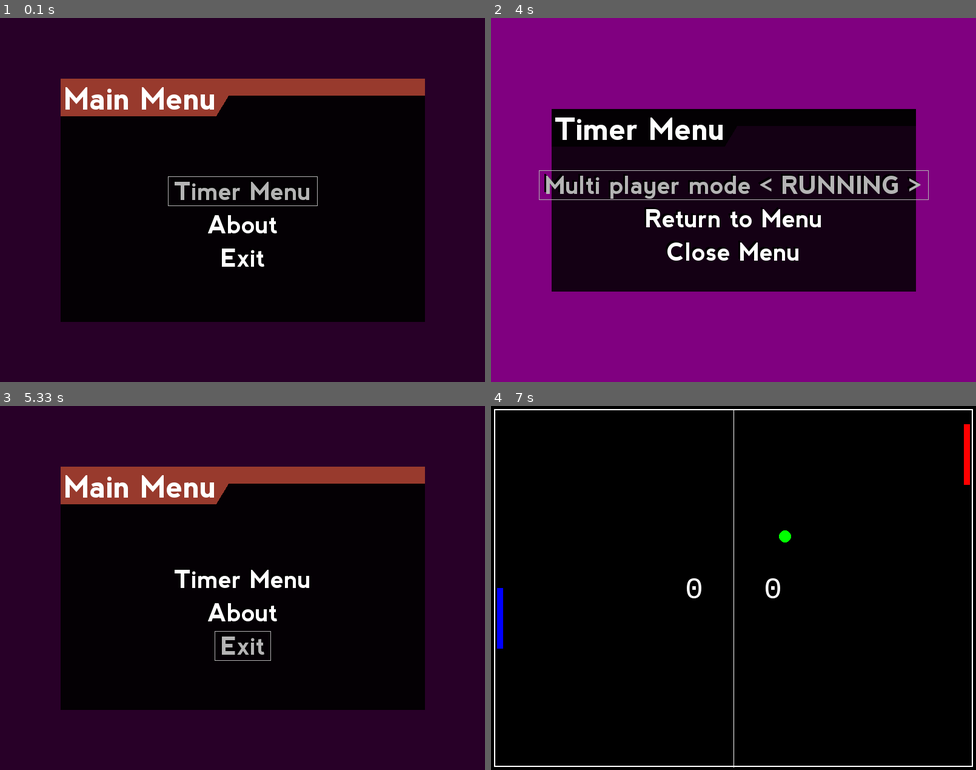
Above: before the commit, frames 1-4 (two rows, left to right).
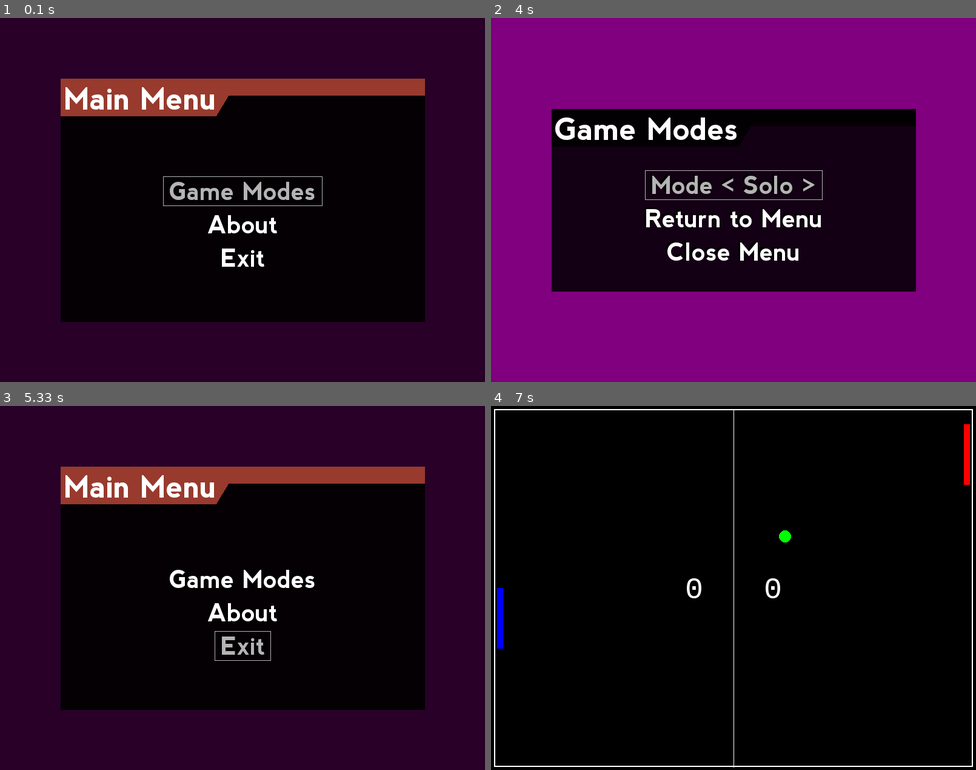
Above: after the commit, the same moments.

Repository: johnny12150/python-pong-game
Game: pygame game, started from PongProductionMenu.py
The game is run twice, just before and just after one commit, with the same random seed, the same clock (stepped at 60 frames per second) and the same inputs.
Inputs:
- Up to frame 1 (0.1 s): no input
- Up to frame 2 (4 s): hold Esc 0.33-0.8 s; hold Right 0.33-0.8 s; hold Right 0.83-1.3 s; hold Up 1.33-1.8 s; hold Left 2.33-2.87 s; hold Down 2.9-3.2 s; tap Enter at 3.67 s
- Up to frame 3 (5.33 s): hold Esc 4-4.37 s; hold Up 4-4.37 s; hold Up 4.4-4.77 s
- Up to frame 4 (7 s): hold Down 5.47-5.83 s; tap Enter at 6.37, 6.7 s

The runs differ from the first frame. In frame 1, 0.7% of the frame differs, in the area x 33-67%, y 43-52%; in frame 2, 2.7%, in the area x 9-91%, y 27-50%; in frame 3, 0.6%; in frame 4, nothing differs.

Commit message:
Update prod ver

Diff:
--- a/PongProductionMenu.py
+++ b/PongProductionMenu.py
@@ -5,159 +5,147 @@
 import os
 import PongProductionModes
 
-# 全域參數
-BLACK = (0, 0, 0)
-W = 600
-H = 600
+if __name__ == "__main__":
+    # 全域參數
+    BLACK = (0, 0, 0)
+    W = 600
+    H = 600
 
-# 建立pygame window
-screen = pygame.display.set_mode((W, H))
-pygame.display.set_caption('Snake ML v.1.0.0')
-screen.fill(BLACK)
-pygame.display.flip()
-# -----------------------------------------------------------------------------
-# Constants and global variables
-ABOUT = ['PygameMenu {0}'.format(pygameMenu.__version__),
-         'Author: {0}'.format(pygameMenu.__author__),
-         PYGAMEMENU_TEXT_NEWLINE,
-         'Email: {0}'.format(pygameMenu.__email__)]
-COLOR_BLUE = (12, 12, 200)
-COLOR_BACKGROUND = [128, 0, 128]
-COLOR_WHITE = (255, 255, 255)
-FPS = 60
-H_SIZE = 600  # Height of window size
-HELP = ['Press ESC to enable/disable Menu',
-        'Press ENTER to access a Sub-Menu or use an option',
-        'Press UP/DOWN to move through Menu',
-        'Press LEFT/RIGHT to move through Selectors']
-W_SIZE = 800  # Width of window size
+    # 建立pygame window
+    screen = pygame.display.set_mode((W, H))
+    pygame.display.set_caption('Snake ML v.1.0.0')
+    screen.fill(BLACK)
+    pygame.display.flip()
+    # -----------------------------------------------------------------------------
+    # Constants and global variables
+    ABOUT = ['PygameMenu {0}'.format(pygameMenu.__version__),
+             'Author: {0}'.format(pygameMenu.__author__),
+             PYGAMEMENU_TEXT_NEWLINE,
+             'Email: {0}'.format(pygameMenu.__email__)]
+    COLOR_BLUE = (12, 12, 200)
+    COLOR_BACKGROUND = [128, 0, 128]
+    COLOR_WHITE = (255, 255, 255)
+    FPS = 60
+    H_SIZE = 600  # Height of window size
+    HELP = ['Press ESC to enable/disable Menu',
+            'Press ENTER to access a Sub-Menu or use an option',
+            'Press UP/DOWN to move through Menu',
+            'Press LEFT/RIGHT to move through Selectors']
+    W_SIZE = 800  # Width of window size
 
-# -----------------------------------------------------------------------------
-# Init pygame
-pygame.init()
-os.environ['SDL_VIDEO_CENTERED'] = '1'
+    # -----------------------------------------------------------------------------
+    # Init pygame
+    pygame.init()
+    os.environ['SDL_VIDEO_CENTERED'] = '1'
 
-# Write help message on console
-for m in HELP:
-    print(m)
+    # Write help message on console
+    for m in HELP:
+        print(m)
 
-# Create window
-surface = pygame.display.set_mode((W_SIZE, H_SIZE))
-pygame.display.set_caption('PygameMenu example')
+    # Create window
+    surface = pygame.display.set_mode((W_SIZE, H_SIZE))
+    pygame.display.set_caption('PygameMenu example')
 
-# Main timer and game clock
-clock = pygame.time.Clock()
-timer = [0.0]
-dt = 1.0 / FPS
-timer_font = pygame.font.Font(pygameMenu.fonts.FONT_NEVIS, 100)
+    # Main timer and game clock
+    clock = pygame.time.Clock()
+    timer = [0.0]
+    dt = 1.0 / FPS
+    timer_font = pygame.font.Font(pygameMenu.fonts.FONT_NEVIS, 100)
 
 
-# -----------------------------------------------------------------------------
-def mainmenu_background():
-    """
-    Background color of the main menu, on this function user can plot
-    images, play sounds, etc.
-    """
-    surface.fill((40, 0, 40))
+    # -----------------------------------------------------------------------------
+    def mainmenu_background():
+        """
+        Background color of the main menu, on this function user can plot
+        images, play sounds, etc.
+        """
+        surface.fill((40, 0, 40))
 
 
-# -----------------------------------------------------------------------------
-# Timer menu
-timer_menu = pygameMenu.Menu(surface,
-                             dopause=False,
-                             font=pygameMenu.fonts.FONT_NEVIS,
-                             menu_alpha=85,
-                             menu_color=(0, 0, 0),  # Background color
-                             menu_color_title=(0, 0, 0),
-                             menu_height=int(H_SIZE / 2),
-                             menu_width=600,
-                             onclose=PYGAME_MENU_RESET,  # If this menu closes (press ESC) back to main
-                             title='Timer Menu',
-                             title_offsety=5,  # Adds 5px to title vertical position
-                             window_height=H_SIZE,
-                             window_width=W_SIZE
-                             )
-
-# Adds a selector (element that can handle functions)
-# timer_menu.add_selector('Change bgcolor',
-#                         # Values of selector, call to change_color_bg
-#                         [('Random', (-1, -1, -1)),
-#                          ('Default', (128, 0, 128)),
-#                          ('Black', (0, 0, 0)),
-#                          ('Blue', COLOR_BLUE)],
-#                         onchange=None,  # Action when changing element with left/right
-#                         onreturn=change_color_bg,  # Action when pressing return on a element
-#                         default=1,  # Optional parameter that sets default item of selector
-#                         write_on_console=True  # Optional parametrs to change_color_bg function
-#                         )
-
-# timer_menu.add_selector('Solo Mode', PongProductionModes.Solo(), onchange=None, onreturn=None)
-timer_menu.add_selector('Multi player mode',
-                        [('RUNNING', True)],
-                        onchange=None,  # Action when changing element with left/right
-                        onreturn=PongProductionModes.Solo,  # Action when pressing return on a element
-                        default=1  # Optional parameter that sets default item of selector
-                        )
-timer_menu.add_option('Return to Menu', PYGAME_MENU_BACK)
-timer_menu.add_option('Close Menu', PYGAME_MENU_CLOSE)
-
-# -----------------------------------------------------------------------------
-# About menu
-about_menu = pygameMenu.TextMenu(surface,
+    # -----------------------------------------------------------------------------
+    # Timer menu
+    timer_menu = pygameMenu.Menu(surface,
                                  dopause=False,
                                  font=pygameMenu.fonts.FONT_NEVIS,
-                                 font_size_title=30,
-                                 font_title=pygameMenu.fonts.FONT_8BIT,
-                                 menu_color_title=COLOR_BLUE,
-                                 onclose=PYGAME_MENU_DISABLE_CLOSE,  # Disable menu close (ESC button)
-                                 text_fontsize=20,
-                                 title='About',
+                                 menu_alpha=85,
+                                 menu_color=(0, 0, 0),  # Background color
+                                 menu_color_title=(0, 0, 0),
+                                 menu_height=int(H_SIZE / 2),
+                                 menu_width=600,
+                                 onclose=PYGAME_MENU_RESET,  # If this menu closes (press ESC) back to main
+                                 title='Game Modes',
+                                 title_offsety=5,  # Adds 5px to title vertical position
                                  window_height=H_SIZE,
                                  window_width=W_SIZE
                                  )
-about_menu.add_option('Return to Menu', PYGAME_MENU_BACK)
-for m in ABOUT:
-    about_menu.add_line(m)
-about_menu.add_line(PYGAMEMENU_TEXT_NEWLINE)
 
-# -----------------------------------------------------------------------------
-# Main menu, pauses execution of the application
-menu = pygameMenu.Menu(surface,
-                       bgfun=mainmenu_background,
-                       enabled=False,
-                       font=pygameMenu.fonts.FONT_NEVIS,
-                       menu_alpha=90,
-                       onclose=PYGAME_MENU_CLOSE,
-                       title='Main Menu',
-                       title_offsety=5,
-                       window_height=H_SIZE,
-                       window_width=W_SIZE
-                       )
-menu.add_option(timer_menu.get_title(), timer_menu)  # Add timer submenu
-menu.add_option(about_menu.get_title(), about_menu)  # Add about submenu
-menu.add_option('Exit', PYGAME_MENU_EXIT)  # Add exit function
-# menu.add_option('Multi', PongProductionModes.home())
+    # timer_menu.add_selector('Solo Mode', PongProductionModes.Solo(), onchange=None, onreturn=None)
+    timer_menu.add_selector('Mode',
+                            [('Solo', True)],
+                            onchange=None,  # Action when changing element with left/right
+                            onreturn=PongProductionModes.Solo,  # Action when pressing return on a element
+                            default=1  # Optional parameter that sets default item of selector
+                            )
+    timer_menu.add_option('Return to Menu', PYGAME_MENU_BACK)
+    timer_menu.add_option('Close Menu', PYGAME_MENU_CLOSE)
 
-# -----------------------------------------------------------------------------
+    # -----------------------------------------------------------------------------
+    # About menu
+    about_menu = pygameMenu.TextMenu(surface,
+                                     dopause=False,
+                                     font=pygameMenu.fonts.FONT_NEVIS,
+                                     font_size_title=30,
+                                     font_title=pygameMenu.fonts.FONT_8BIT,
+                                     menu_color_title=COLOR_BLUE,
+                                     onclose=PYGAME_MENU_DISABLE_CLOSE,  # Disable menu close (ESC button)
+                                     text_fontsize=20,
+                                     title='About',
+                                     window_height=H_SIZE,
+                                     window_width=W_SIZE
+                                     )
+    about_menu.add_option('Return to Menu', PYGAME_MENU_BACK)
+    for m in ABOUT:
+        about_menu.add_line(m)
+    about_menu.add_line(PYGAMEMENU_TEXT_NEWLINE)
 
-running = False
-while (running == False):
-    # Paint background
-    surface.fill(COLOR_BACKGROUND)
-    menu.enable()
+    # -----------------------------------------------------------------------------
+    # Main menu, pauses execution of the application
+    menu = pygameMenu.Menu(surface,
+                           bgfun=mainmenu_background,
+                           enabled=False,
+                           font=pygameMenu.fonts.FONT_NEVIS,
+                           menu_alpha=90,
+                           onclose=PYGAME_MENU_CLOSE,
+                           title='Main Menu',
+                           title_offsety=5,
+                           window_height=H_SIZE,
+                           window_width=W_SIZE
+                           )
+    menu.add_option(timer_menu.get_title(), timer_menu)  # Add timer submenu
+    menu.add_option(about_menu.get_title(), about_menu)  # Add about submenu
+    menu.add_option('Exit', PYGAME_MENU_EXIT)  # Add exit function
+    # menu.add_option('Multi', PongProductionModes.home())
 
-    # Application events
-    events = pygame.event.get()
-    for event in events:
-        if event.type == pygame.QUIT:
-            exit()
-        elif event.type == pygame.KEYDOWN:
-            if event.key == pygame.K_ESCAPE:
-                # running = True
-                menu.enable()
+    # -----------------------------------------------------------------------------
 
-    # Execute main from principal menu if is enabled
-    menu.mainloop(events)
+    running = False
+    while (running == False):
+        # Paint background
+        surface.fill(COLOR_BACKGROUND)
+        menu.enable()
 
-    # Flip surface
-    pygame.display.flip()
+        # Application events
+        events = pygame.event.get()
+        for event in events:
+            if event.type == pygame.QUIT:
+                exit()
+            elif event.type == pygame.KEYDOWN:
+                if event.key == pygame.K_ESCAPE:
+                    # running = True
+                    menu.enable()
+
+        # Execute main from principal menu if is enabled
+        menu.mainloop(events)
+
+        # Flip surface
+        pygame.display.flip()
--- a/PongProductionModes.py
+++ b/PongProductionModes.py
@@ -110,7 +110,8 @@
                 if event.type == pygame.QUIT:
                     exit()
                 # if pressed[pygame.K_ESCAPE]:
-                #     home()
+                #     menu.enable()
+                # home()
                 if event.type == pygame.KEYDOWN:
                     if event.key == pygame.K_BACKSPACE and pause == False:
                         pause_xv = ball_xv
